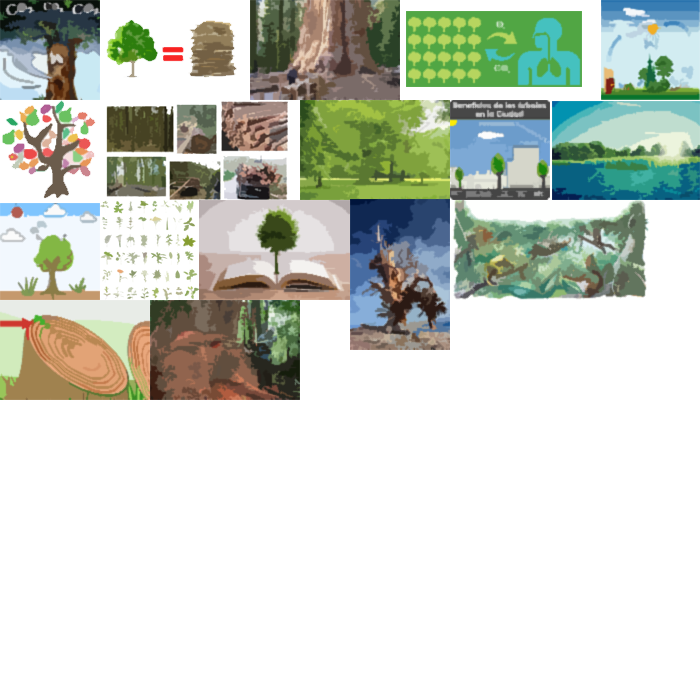
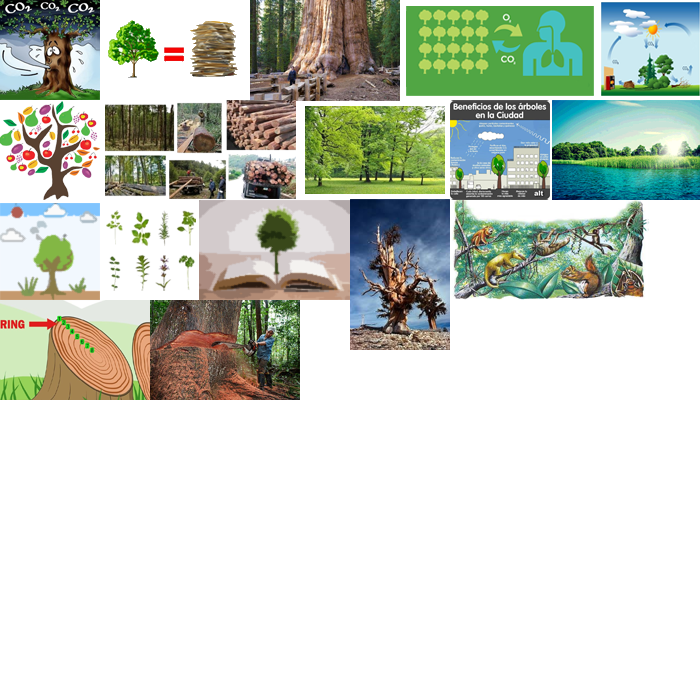
The second 700px x 700px image is a revision of the first. Changes to its layers:
painted on "Capa 17" over [150,300,300,400]
added layer "Capa 19" above "Capa 16" over [0,300,150,400]
painted on "Capa 15" over [450,200,648,300]
painted on "Capa 14" over [350,200,450,350]
painted on "Capa 12" over [100,200,199,300]
painted on "Capa 5" over [601,0,700,100]
added layer "Capa 20" above "Capa 10" over [552,100,700,200]
painted on "Capa 9" over [450,101,550,199]
painted on "Capa 8" over [300,100,450,200]
painted on "Capa 7" over [105,100,296,200]
renamed "Capa 6" to "Capa 18", painted on it over [0,100,100,200]
painted on "Capa 4" over [406,6,594,96]
painted on "Capa 3" over [250,0,400,101]
painted on "Capa 2" over [106,20,238,78]
painted on "Capa 1" over [0,0,100,100]
